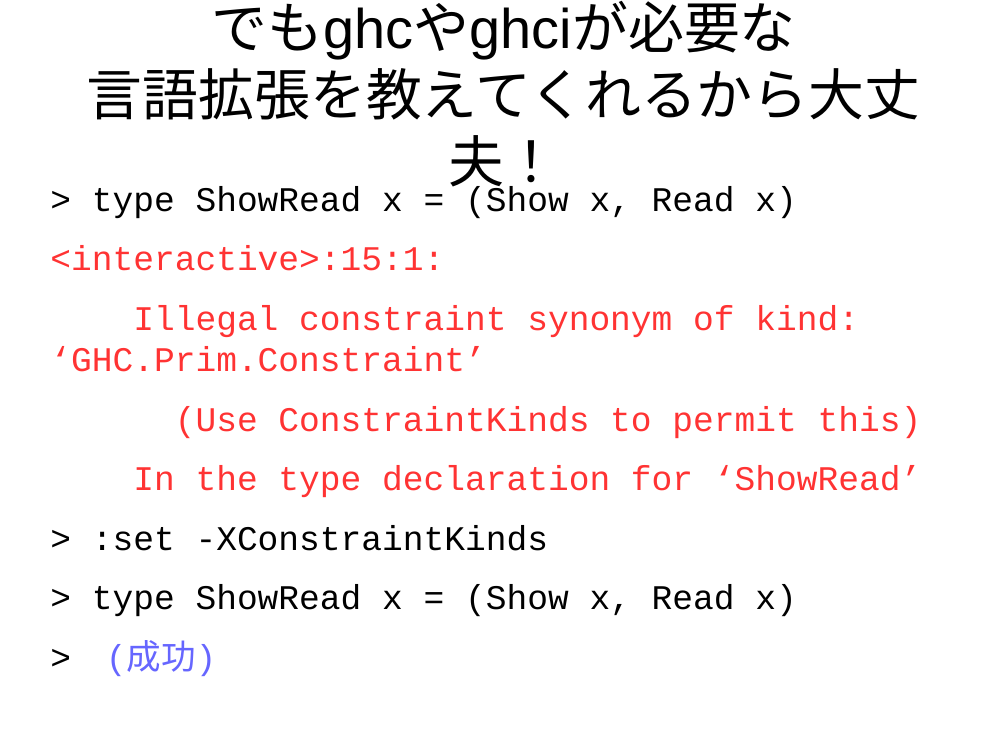
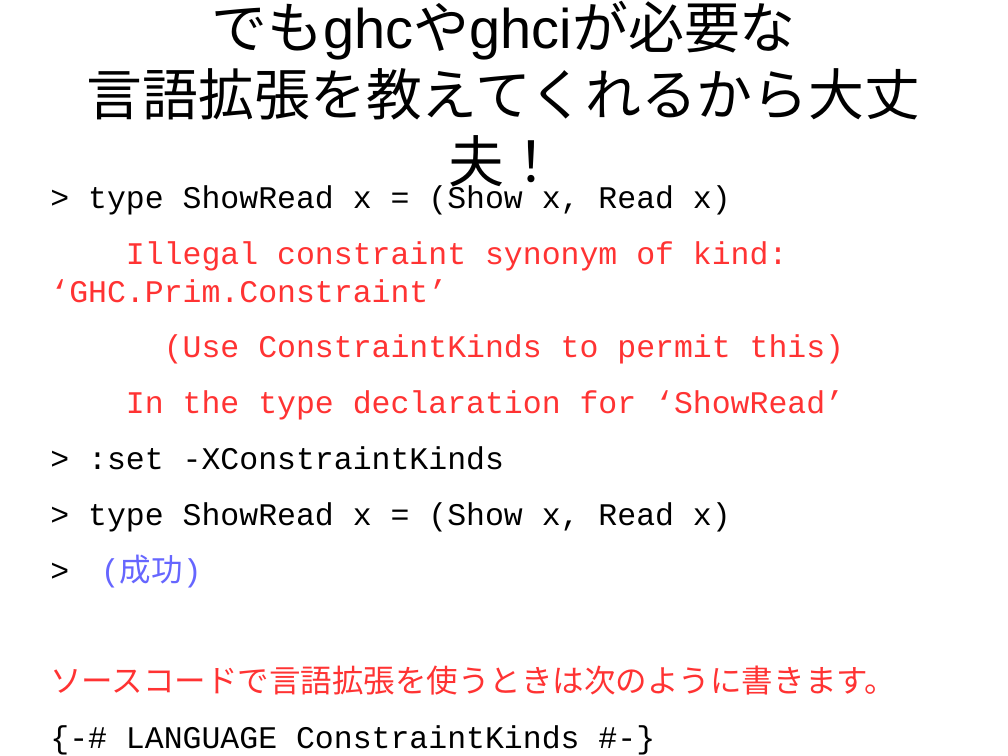
Before and after one commit to nushio3/learn-haskell, a slide deck: slide 30 of Tsukuba-2016.odp (slide 27 before the commit). Drawn at 1008x756 pixels with LibreOffice and Linux fonts; fonts in the diff are those of the drawing. Boxes give left, top, right and bottom in pixels: in the first picture for what was removed or moved away, otherwise in the second. Text is boxed around its words. In the diff, an @@ line names an element or a change of style, - is before the commit and + after.

```diff
--- a/Tsukuba-2016.odp
+++ b/Tsukuba-2016.odp
@@ text at [50, 185, 844, 588]: size 27.2 to 24.8 pt in "> type ShowRead x = (Show x, ...", "Illegal constraint synonym of kind: ‘GHC.Prim.Constraint’", "(Use ConstraintKinds to permit this)", "In the type declaration for ‘ShowRead’" and 3 more places @@
@@ text at [50, 245, 444, 271]: paragraph removed @@
-<interactive>:15:1:
@@ text at [50, 665, 896, 695]: paragraphs added @@
+ソースコードで言語拡張を使うときは次のように書きます。
+{-# LANGUAGE ConstraintKinds #-}
```
Also in this commit, not shown: 29 other slides changed, 50 slides added, 11 slides removed.
